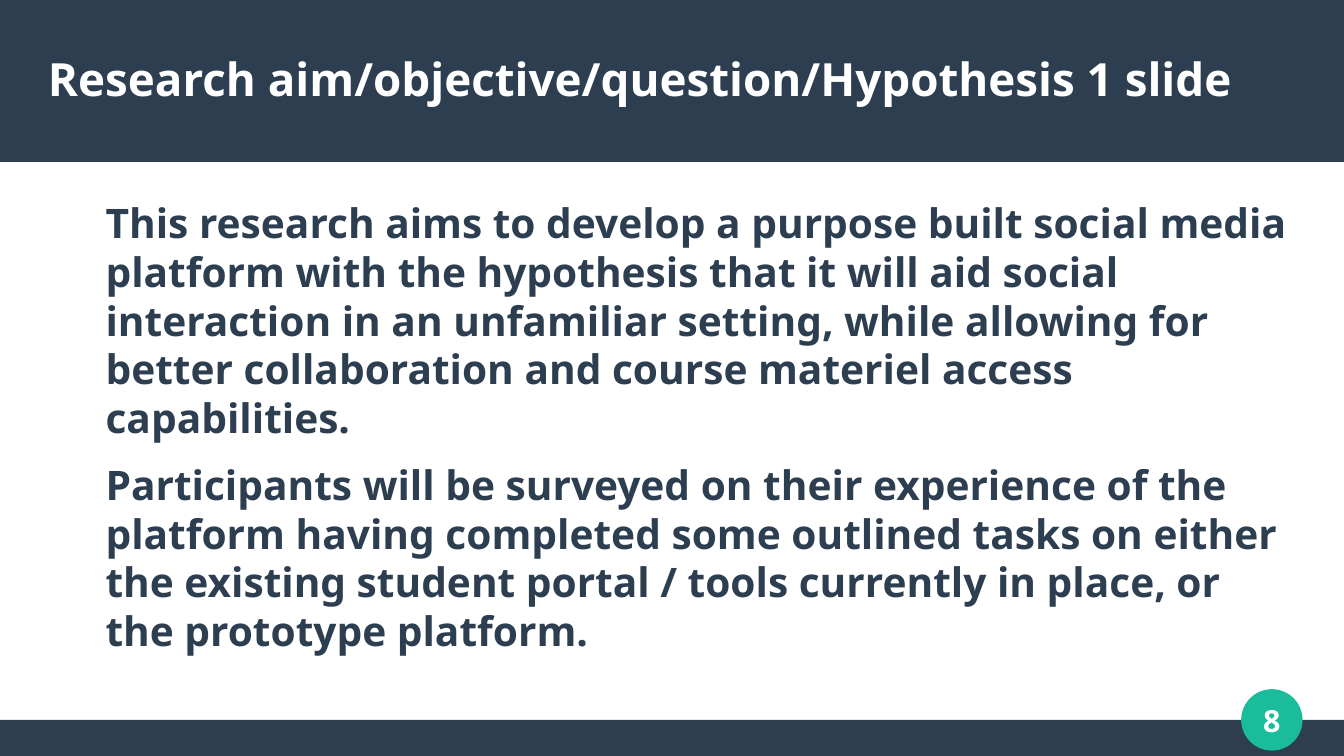
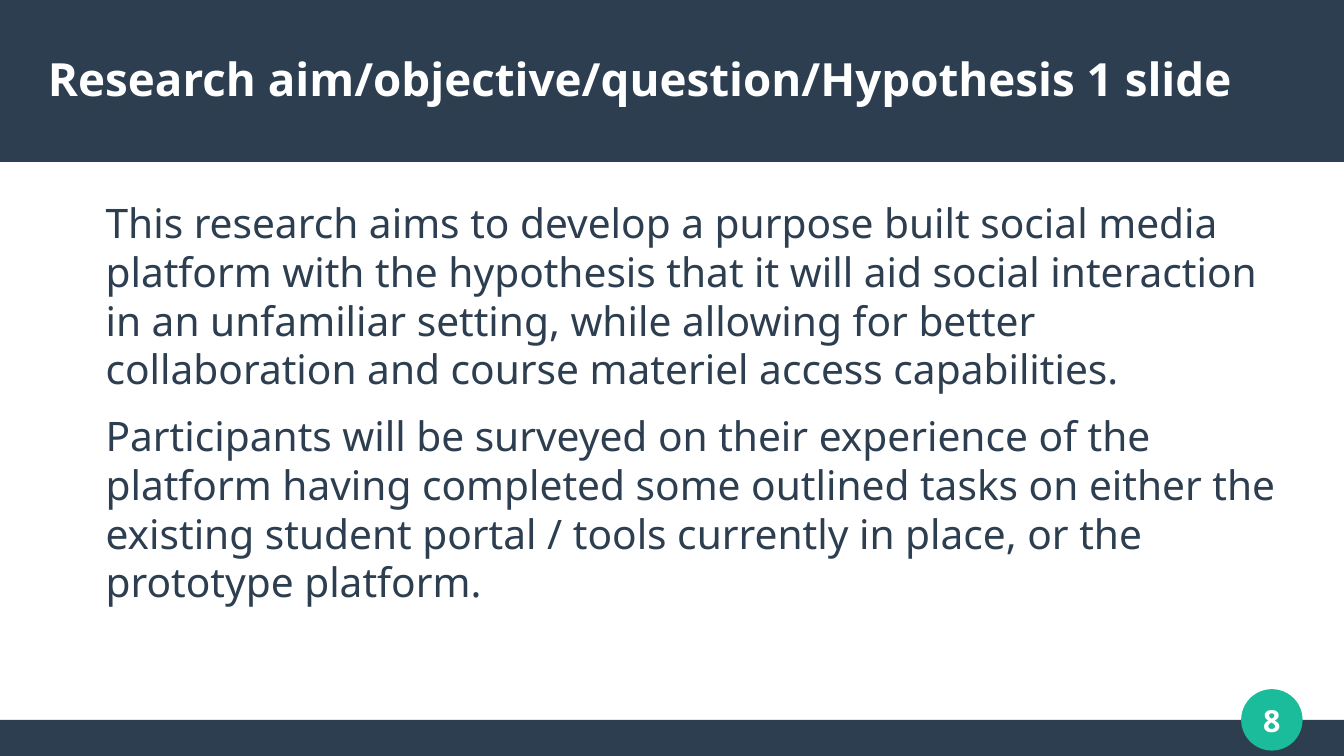
Before and after one commit to dannydaley/myUniSocial, a slide deck: slide 8 of Documentation/COMP320 PRESENTATION.odp. Drawn at 1344x756 pixels with LibreOffice and Linux fonts; fonts in the diff are those of the drawing. Boxes give left, top, right and bottom in pixels: in the first picture for what was removed or moved away, otherwise in the second. Text is boxed around its words. In the diff, an @@ line names an element or a change of style, - is before the commit and + after.

Commit message:
Added more content to the presentation, platform features list has been updated.

```diff
--- a/Documentation/COMP320 PRESENTATION.odp
+++ b/Documentation/COMP320 PRESENTATION.odp
@@ text "This research aims to develop ..." at [106,207,1275,607]: bold off @@
```
Also in this commit, not shown: 5 other slides changed, 2 slides added, 1 slide removed, 1 other file.
